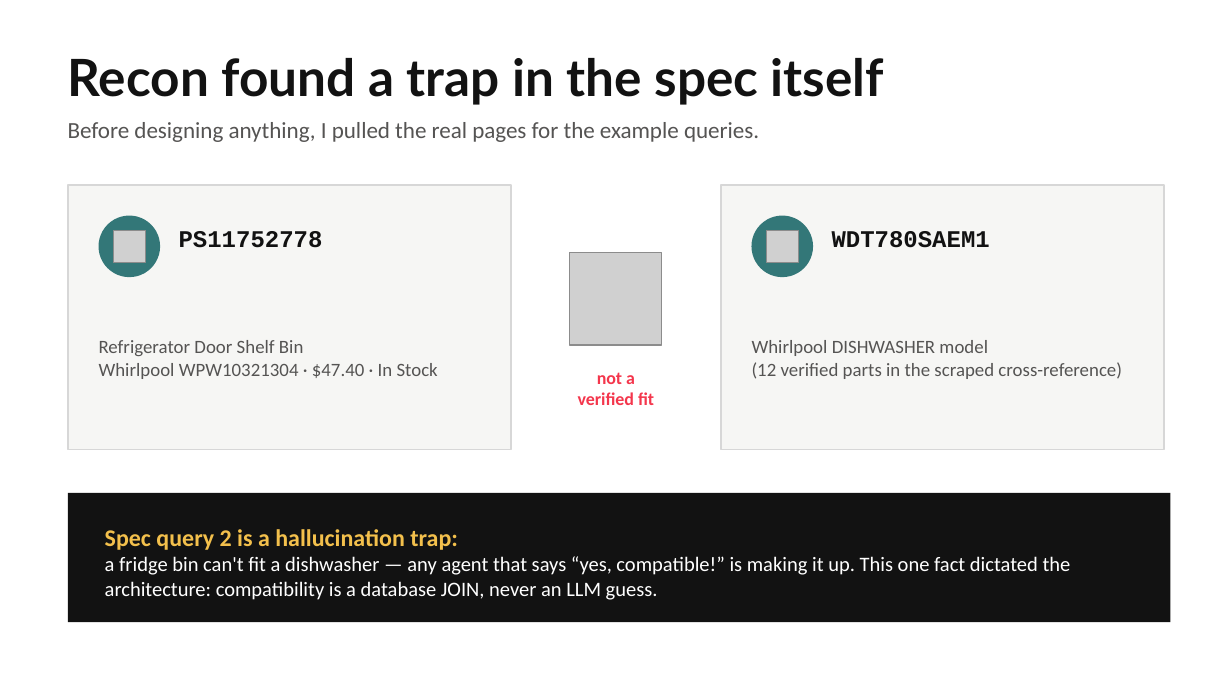
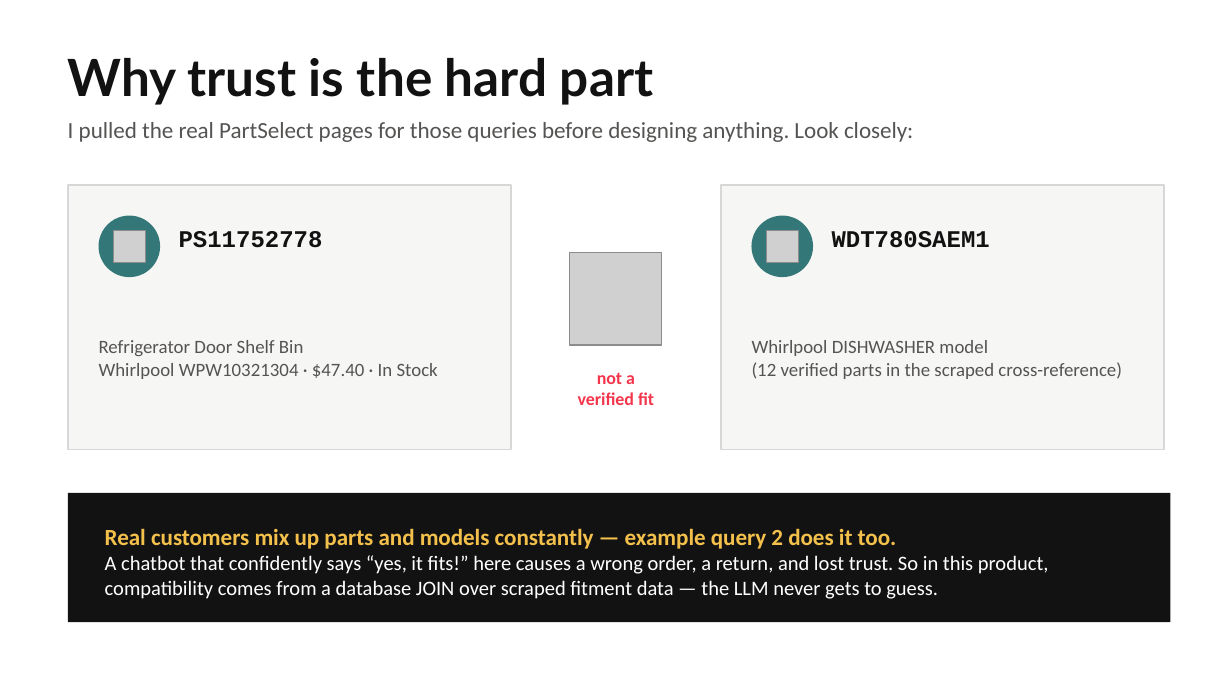
Before and after one commit to ScooterStuff/case-study, a slide deck: slide 3 of docs/PartSelect-Chat-Agent-Deck.pptx. Drawn at 1232x693 pixels with LibreOffice and Linux fonts; fonts in the diff are those of the drawing; grey boxes stand for pictures. Boxes give left, top, right and bottom in pixels: in the first picture for what was removed or moved away, otherwise in the second. Text is boxed around its words. In the diff, an @@ line names an element or a change of style, - is before the commit and + after.

Commit message:
docs: reframe slides 2-3 around user jobs and trust (product framing) + reproducible deck source

```diff
--- a/docs/PartSelect-Chat-Agent-Deck.pptx
+++ b/docs/PartSelect-Chat-Agent-Deck.pptx
@@ text at [68, 58, 653, 105]: text changed @@
-Recon found a trap in the spec itself
+Why trust is the hard part
@@ text at [68, 122, 913, 142]: text changed @@
-Before designing anything, I pulled the real pages for the example queries.
+I pulled the real PartSelect pages for those queries before designing anything. Look closely:
@@ text at [105, 528, 1049, 599]: text changed @@
-Spec query 2 is a hallucination trap:
-a fridge bin can't fit a dishwasher — any agent that says “yes, compatible!” is making it up. This one fact dictated the architecture: compatibility is a database JOIN, never an LLM guess.
+Real customers mix up parts and models constantly — example query 2 does it too.
+A chatbot that confidently says “yes, it fits!” here causes a wrong order, a return, and lost trust. So in this product, compatibility comes from a database JOIN over scraped fitment data — the LLM never gets to guess.
```
Also in this commit, not shown: 4 other slides changed, 4 other files.
